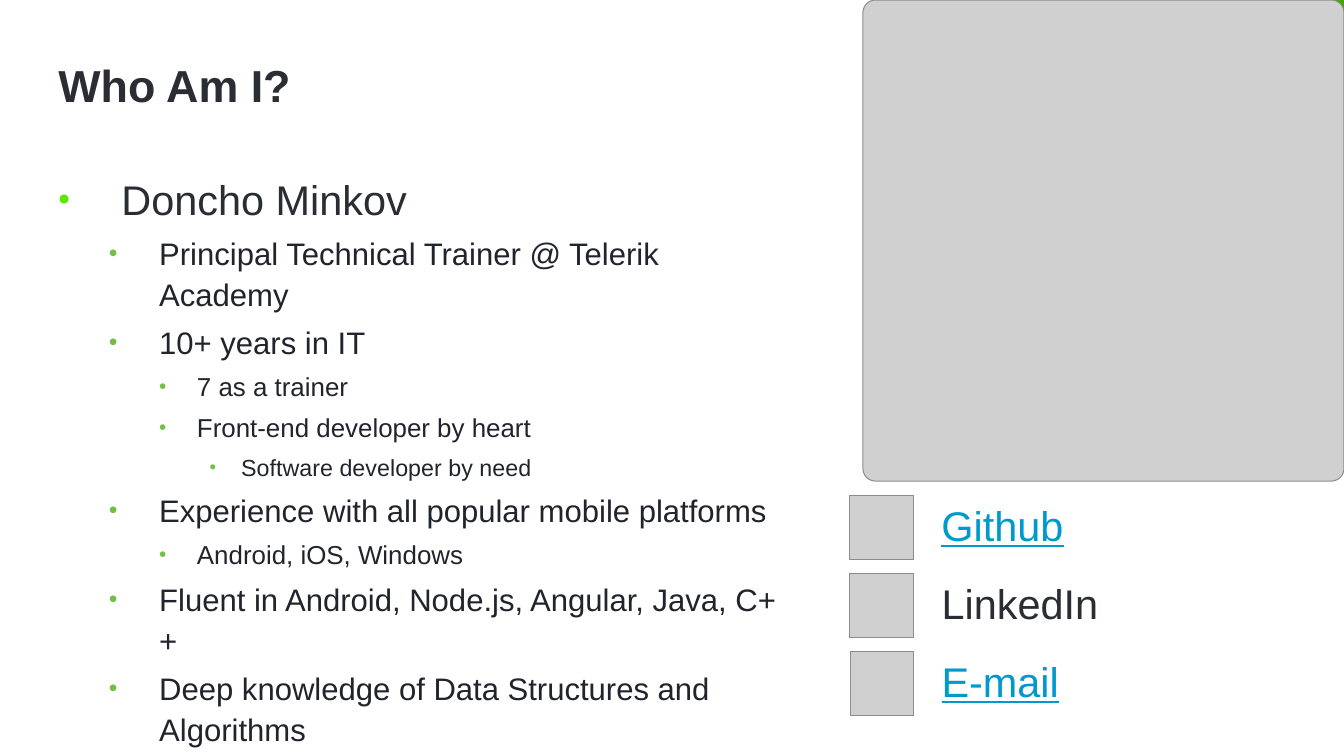
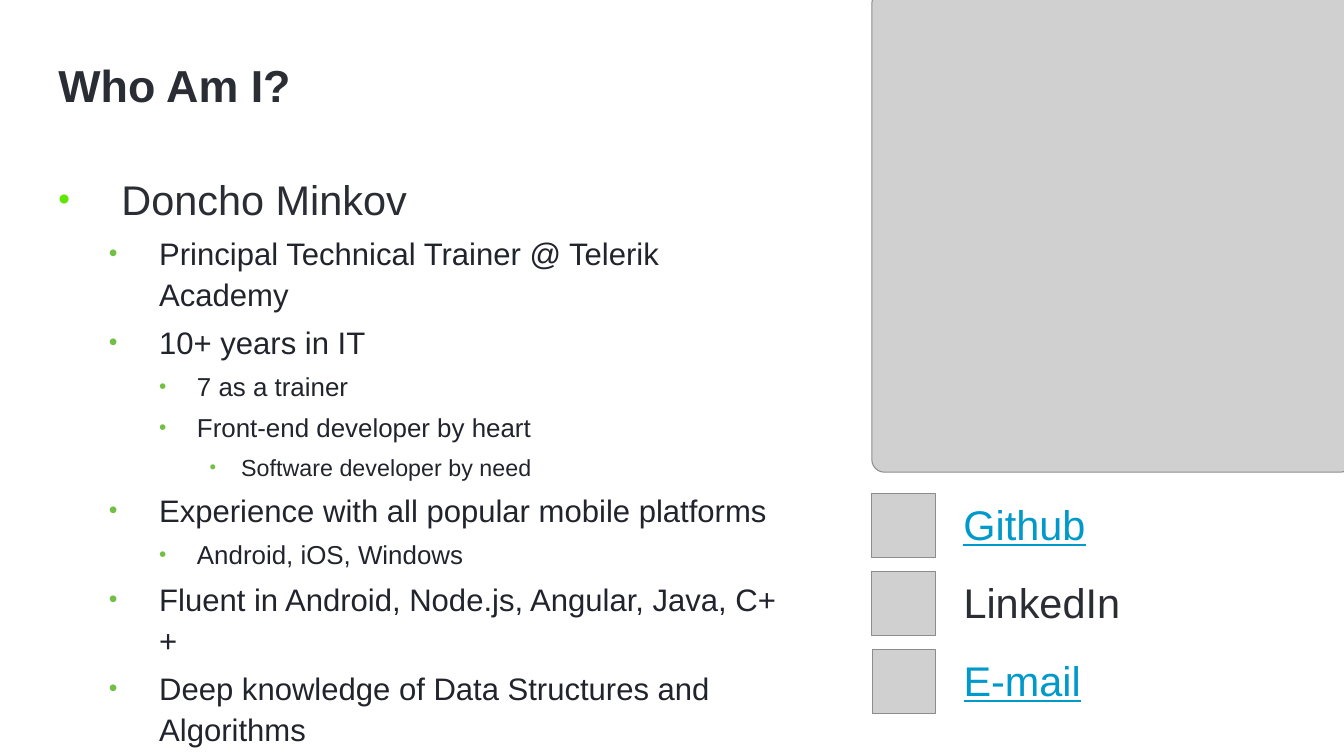
Before and after one commit to Minkov/async-operations-rxandroid, a slide deck: slide 2 of Async Programming in Android with ReactiveX.pptx. Drawn at 1344x756 pixels with LibreOffice and Linux fonts; fonts in the diff are those of the drawing; grey boxes stand for pictures; background and template pictures are left out. Boxes give left, top, right and bottom in pixels: in the first picture for what was removed or moved away, otherwise in the second. Text is boxed around its words. In the diff, an @@ line names an element or a change of style, - is before the commit and + after.

Commit message:
Added slides

```diff
--- a/Async Programming in Android with ReactiveX.pptx
+++ b/Async Programming in Android with ReactiveX.pptx
@@ picture: place and size @@
-picture at (863,0,1344,481)
+picture at (872,0,1344,472)
@@ rectangle removed at (1141,0,1343,201) @@
@@ 3 pictures, 3 texts: place and size @@
-3 pictures, 3 texts at (850,495,1099,716)
+3 pictures, 3 texts at (872,494,1121,715)
```
Also in this commit, not shown: 1 other slide changed, 9 slides added.
